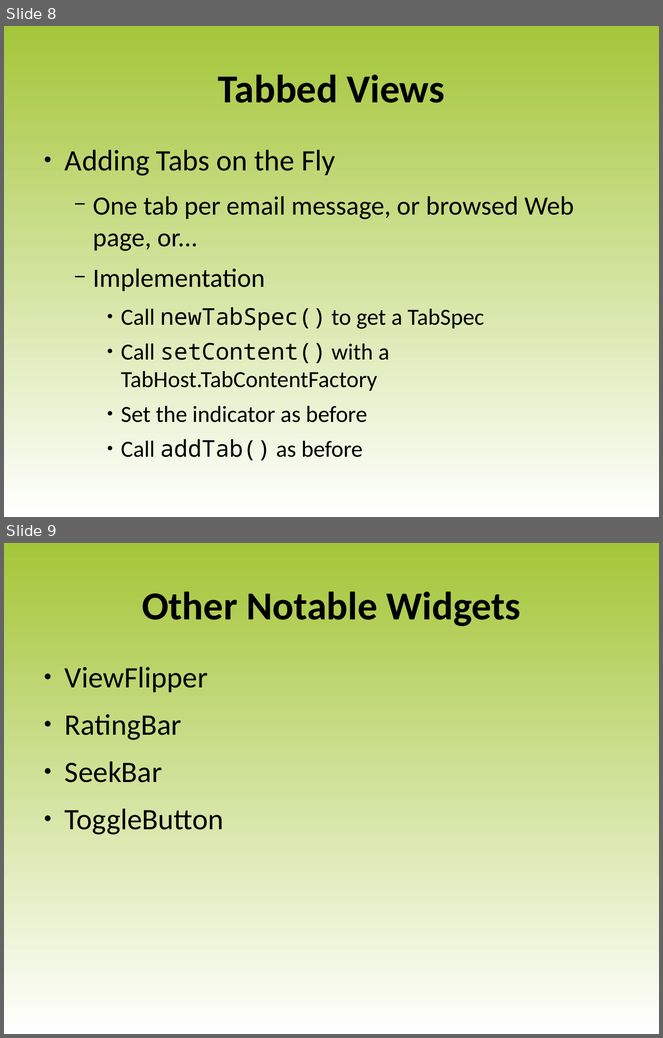
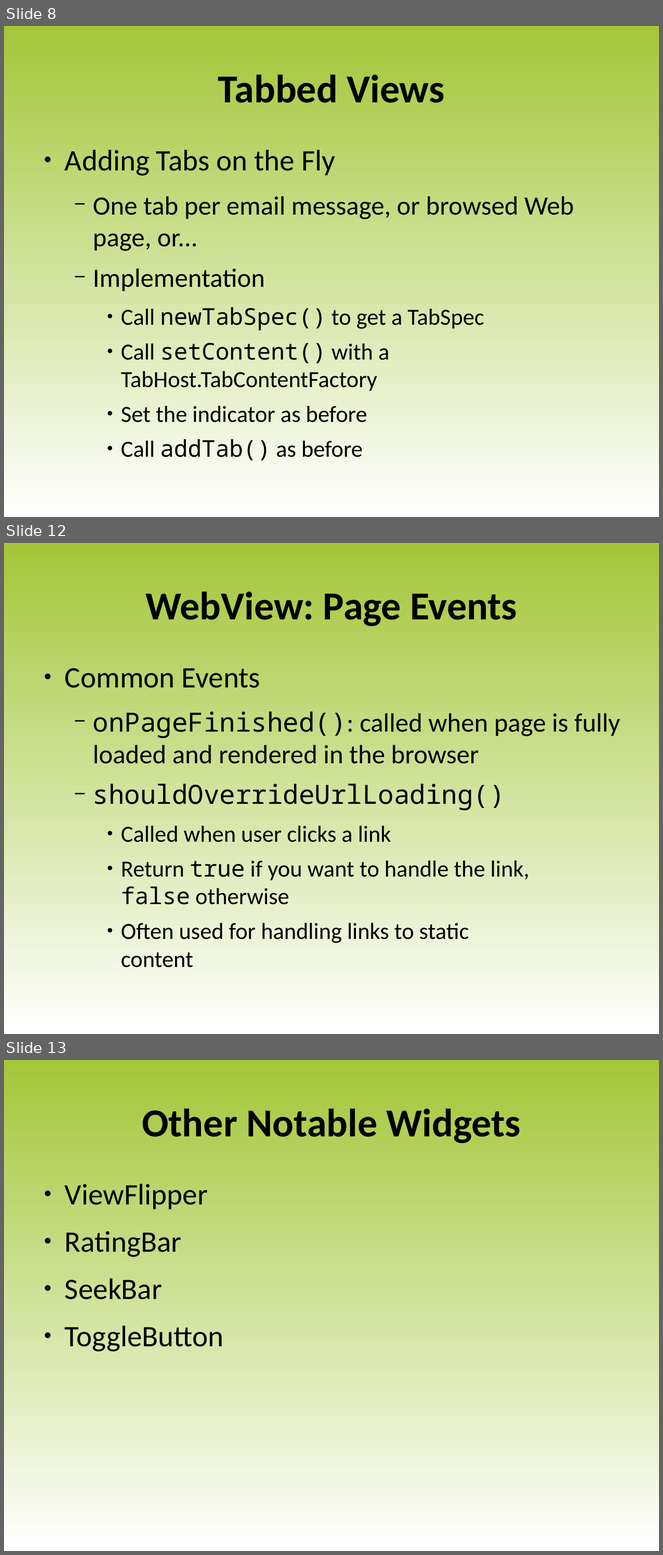
Before and after one commit to luigi-agosti/cw-courseware, a slide deck: 05-MoreWidgets.odp. Shown one above the other, each under a label of ours: slides 8 and 9 before the commit, slides 8, 12 and 13 after it; the slides between them are not shown. The pictures are 663x1038 and 663x1555 pixels, drawn with LibreOffice and Linux fonts; fonts in the diff are those of the drawing; background and template pictures are left out. Boxes give left, top, right and bottom in pixels: in the first picture for what was removed or moved away, otherwise in the second. Text is boxed around its words. In the diff, an @@ line names an element or a change of style, - is before the commit and + after.

```diff
--- a/05-MoreWidgets.odp
+++ b/05-MoreWidgets.odp
@@ slide 12 added at [4,543,659,1034], background gradient #A4C639 to #FFFFFF @@
@@ title added at [145,591,517,626], 48 pt, text #000000, bold @@
+WebView: Page Events
@@ text added at [65,668,620,968], 28 pt, text #000000 @@
+● Common Events
+  − onPageFinished(): called when page is fully loaded and rendered in the browser
+  − shouldOverrideUrlLoading()
+    ● Called when user clicks a link
+    ● Return true if you want to handle the link,
+      false otherwise
+    ● Often used for handling links to static
+      content
@@ what was slide 9 is now slide 13 @@
```
Also in this commit, not shown: 3 other slides added.
